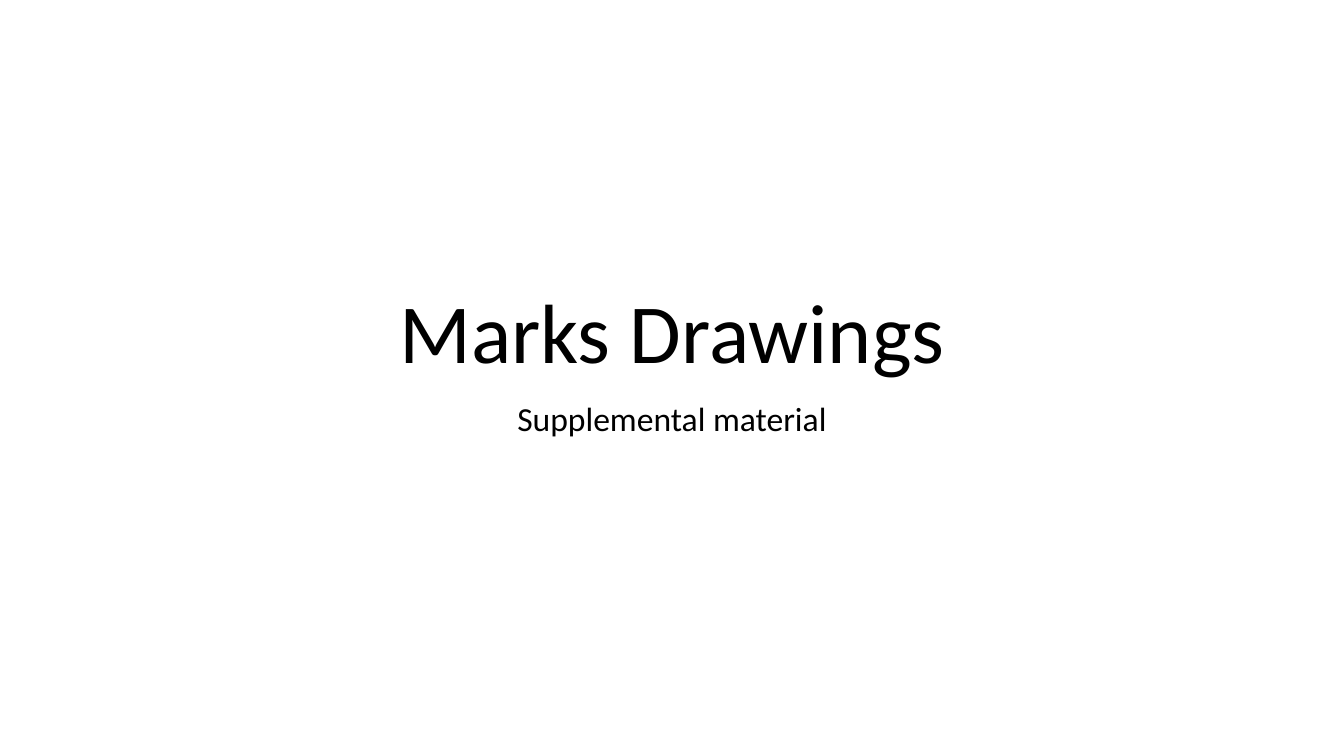
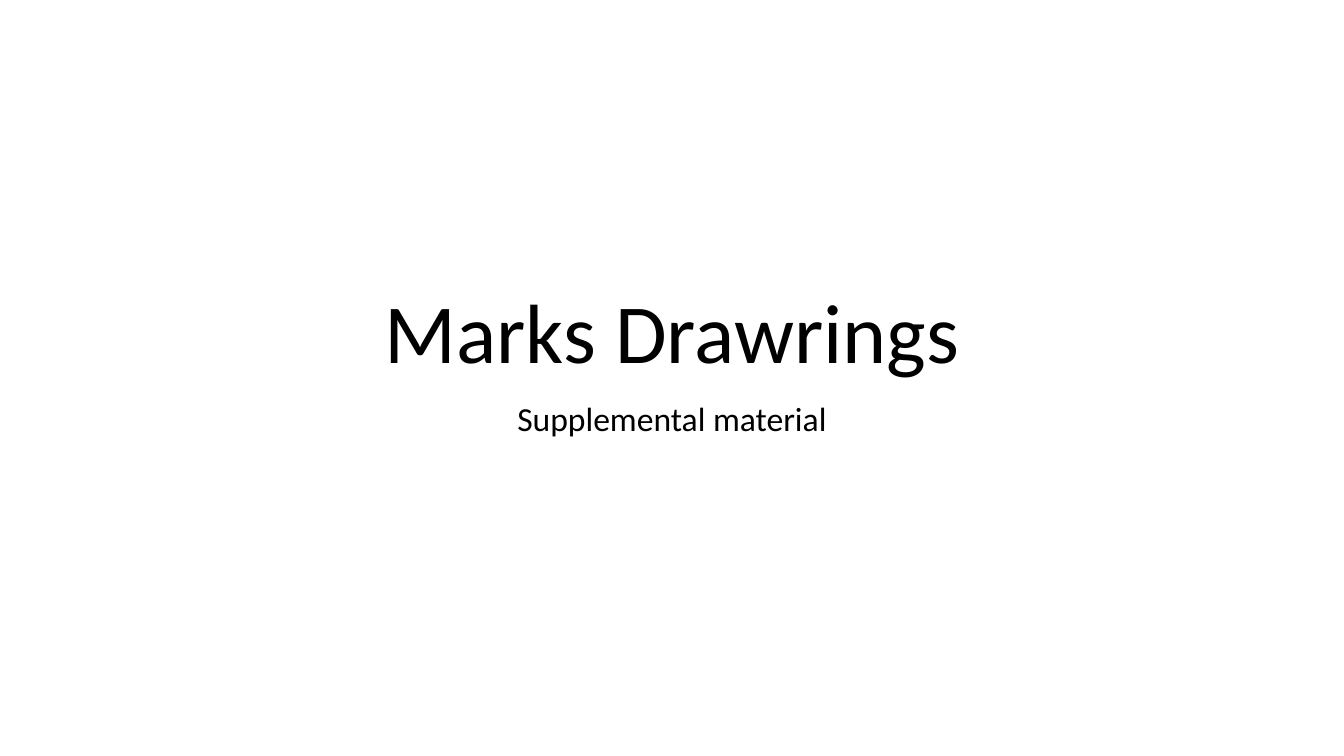
Before and after one commit to 071822-dotnet-ext-batch-org/071822-dotnet-ext-batch-repo, a slide deck: slide 1 of MarkDrawrings.pptx. Drawn at 1344x756 pixels with LibreOffice and Linux fonts; fonts in the diff are those of the drawing. Boxes give left, top, right and bottom in pixels: in the first picture for what was removed or moved away, otherwise in the second. Text is boxed around its words. In the diff, an @@ line names an element or a change of style, - is before the commit and + after.

```diff
--- a/MarkDrawrings.pptx
+++ b/MarkDrawrings.pptx
@@ title at [385,304,959,378]: text changed @@
-Marks Drawings
+Marks Drawrings
```
Also in this commit, not shown: 1 slide added, 16 other files.
